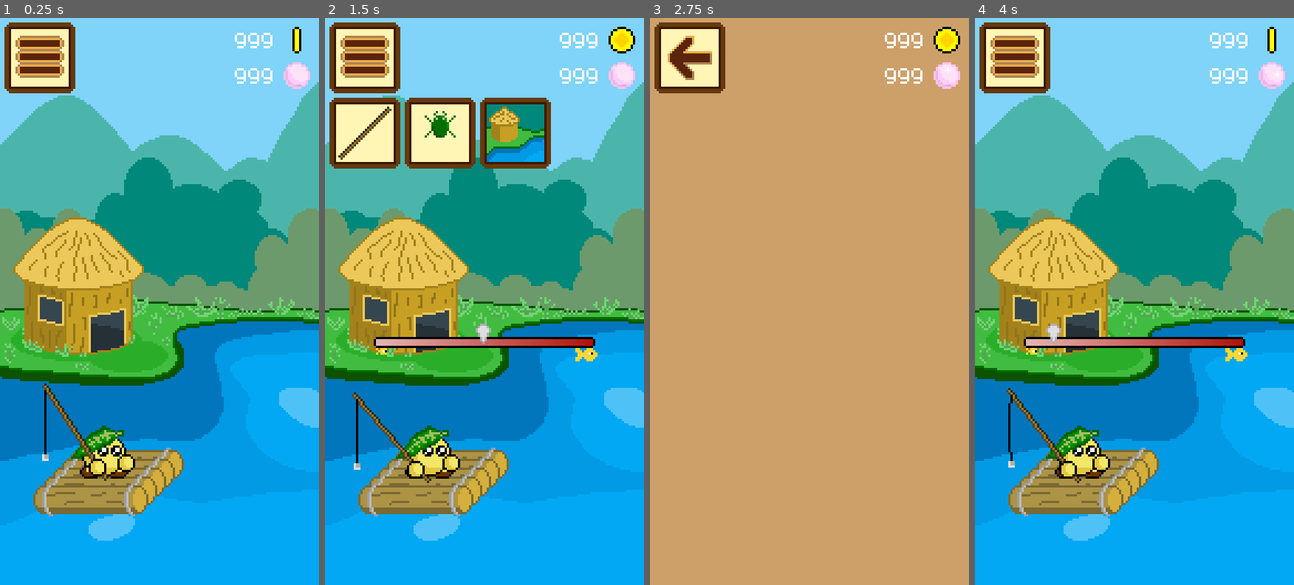
Above: before the commit, frames 1-4 (left to right).
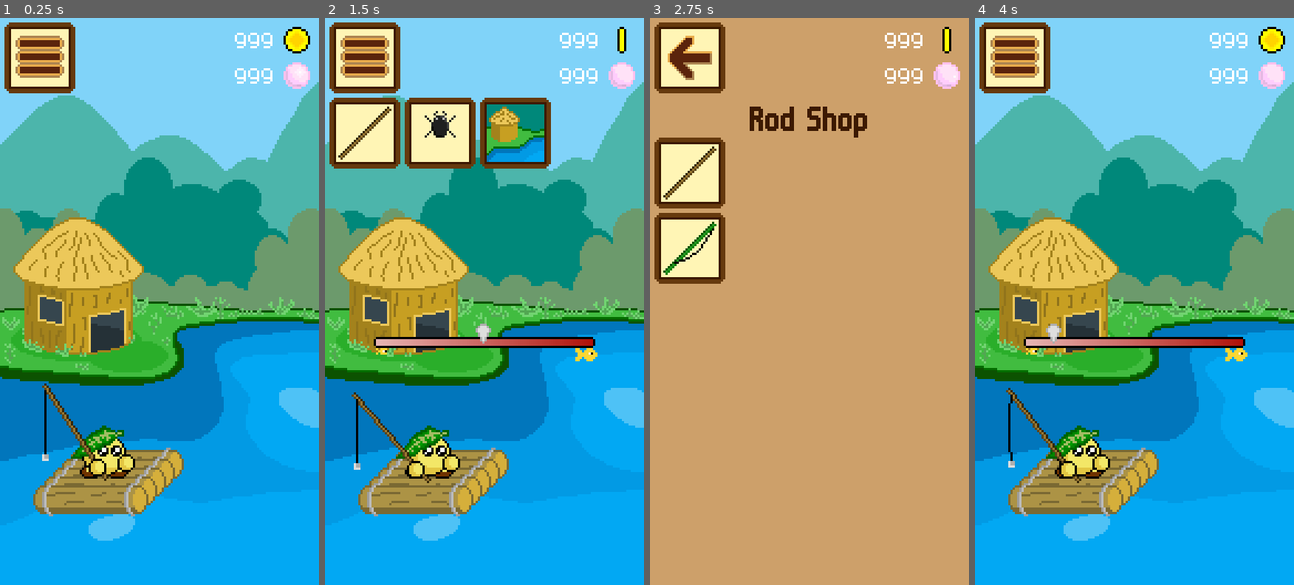
Above: after the commit, the same moments.

Repository: tsredanovic/pixquarium_v03
Game: Godot game, scene res://Main.tscn
Same seed, same stepped clock (60 frames per second), same inputs: the game is played once before the commit and once after it.
Inputs (mouse positions are in pixels of both pictures, inside the frame that each line leads up to):
- Up to frame 1 (0.25 s): no input
- Up to frame 2 (1.5 s): move the mouse to (484, 454) at 0.52 s; click (484, 454) at 0.67 s; click (363, 57) at 1.25 s
- Up to frame 3 (2.75 s): click (688, 131) at 2 s
- Up to frame 4 (4 s): click (1013, 57) at 2.75 s; move the mouse to (1070, 329) at 3.52 s; click (1070, 329) at 3.67 s

The runs differ from the first frame. In frame 1, 0.3% of the frame differs, in the area x 88-98%, y 1-10%; in frame 2, 0.5%; in frame 3, 6.6%, in the area x 1-98%, y 1-47%; in frame 4, 0.3%.

Commit message:
shop rod initial logic

Diff:
--- a/src/Main.gd
+++ b/src/Main.gd
@@ -16,10 +16,33 @@
 	HUT = 2
 }
 
+enum CURRENCY {
+	COIN = 1,
+	PEARL = 2
+}
+
 # GAME STATE
 onready var state = {
+	"rods": [
+	{
+		"id": ROD.BLACK,
+		"texture": "GameButtons/ButtonRodBlack.png",
+		"name": "Branch",
+		"price": 0,
+		"currency": CURRENCY.COIN,
+		"owned": true
+	},
+	{
+		"id": ROD.GREEN,
+		"texture": "GameButtons/ButtonRodGreen.png",
+		"name": "Standard Rod",
+		"price": 100,
+		"currency": CURRENCY.COIN,
+		"owned": false
+	}
+],
 	"rod": ROD.BLACK,
-	"bait": BAIT.GREEN,
+	"bait": BAIT.BLACK,
 	"location": LOCATION.HUT
 }
 
@@ -59,6 +82,7 @@
 func instance_shop_rod():
 	var shop_rod = preload("res://Shops/ShopRod.tscn").instance()
 	add_child(shop_rod)
+	shop_rod.init(state["rod"])
 	instance_pouch()
 	instance_back_button()
 
--- a/src/Pouch/Pouch.tscn
+++ b/src/Pouch/Pouch.tscn
@@ -49,7 +49,7 @@
 position = Vector2( 90, 0 )
 frames = SubResource( 1 )
 animation = "idle"
-frame = 1
+frame = 3
 playing = true
 centered = false
 
@@ -67,7 +67,7 @@
 position = Vector2( 90, 16 )
 frames = SubResource( 3 )
 animation = "idle"
-frame = 2
+frame = 5
 playing = true
 centered = false
 
--- a/src/Shops/BackButton.tscn
+++ b/src/Shops/BackButton.tscn
@@ -7,9 +7,9 @@
 anchor_right = 1.01389
 anchor_bottom = 1.00752
 margin_left = 2.0
-margin_top = 2.0
+margin_top = 2.07564
 margin_right = -112.0
-margin_bottom = -224.0
+margin_bottom = -223.925
 texture_normal = ExtResource( 1 )
 __meta__ = {
 "_edit_use_anchors_": false
--- /dev/null
+++ b/src/Shops/ShopRod.gd
@@ -0,0 +1,25 @@
+extends Control
+
+
+# MAIN ENUMS
+onready var ROD = get_tree().get_root().get_node("Main").ROD
+onready var CURRENCY = get_tree().get_root().get_node("Main").CURRENCY
+onready var rods_data = get_tree().get_root().get_node("Main").state["rods"]
+
+func init(current_rod):
+	var current_position = Vector2(2, 54)
+	var node = Sprite.new()
+	for i in range(len(rods_data)):
+		# Get rod data
+		var rod_data = rods_data[i]
+		# Calculate current position
+		current_position.y = current_position.y + 34*i
+		# Init Sprite
+		var rod_sprite = Sprite.new()
+		rod_sprite.centered = false
+		rod_sprite.position = current_position
+		rod_sprite.texture = load(rod_data["texture"])
+		add_child(rod_sprite)
+		#
+
+	print(current_rod)
--- a/src/Shops/ShopRod.tscn
+++ b/src/Shops/ShopRod.tscn
@@ -1,10 +1,16 @@
-[gd_scene load_steps=2 format=2]
+[gd_scene load_steps=5 format=2]
 
 [ext_resource path="res://Shops/ShopsBackground.png" type="Texture" id=1]
+[ext_resource path="res://Shops/ShopRod.gd" type="Script" id=2]
+[ext_resource path="res://Fonts/m6x11.ttf" type="DynamicFontData" id=3]
+
+[sub_resource type="DynamicFont" id=1]
+font_data = ExtResource( 3 )
 
 [node name="ShopRod" type="Control"]
 anchor_right = 1.0
 anchor_bottom = 1.0
+script = ExtResource( 2 )
 __meta__ = {
 "_edit_use_anchors_": false
 }
@@ -15,3 +21,14 @@
 [node name="Sprite" type="Sprite" parent="ShopBackground"]
 texture = ExtResource( 1 )
 centered = false
+
+[node name="Name" type="Label" parent="ShopBackground"]
+anchor_right = 1.0
+margin_top = 40.0
+custom_fonts/font = SubResource( 1 )
+custom_colors/font_color = Color( 0.239216, 0.101961, 0.00784314, 1 )
+text = "Rod Shop"
+align = 1
+__meta__ = {
+"_edit_use_anchors_": false
+}
